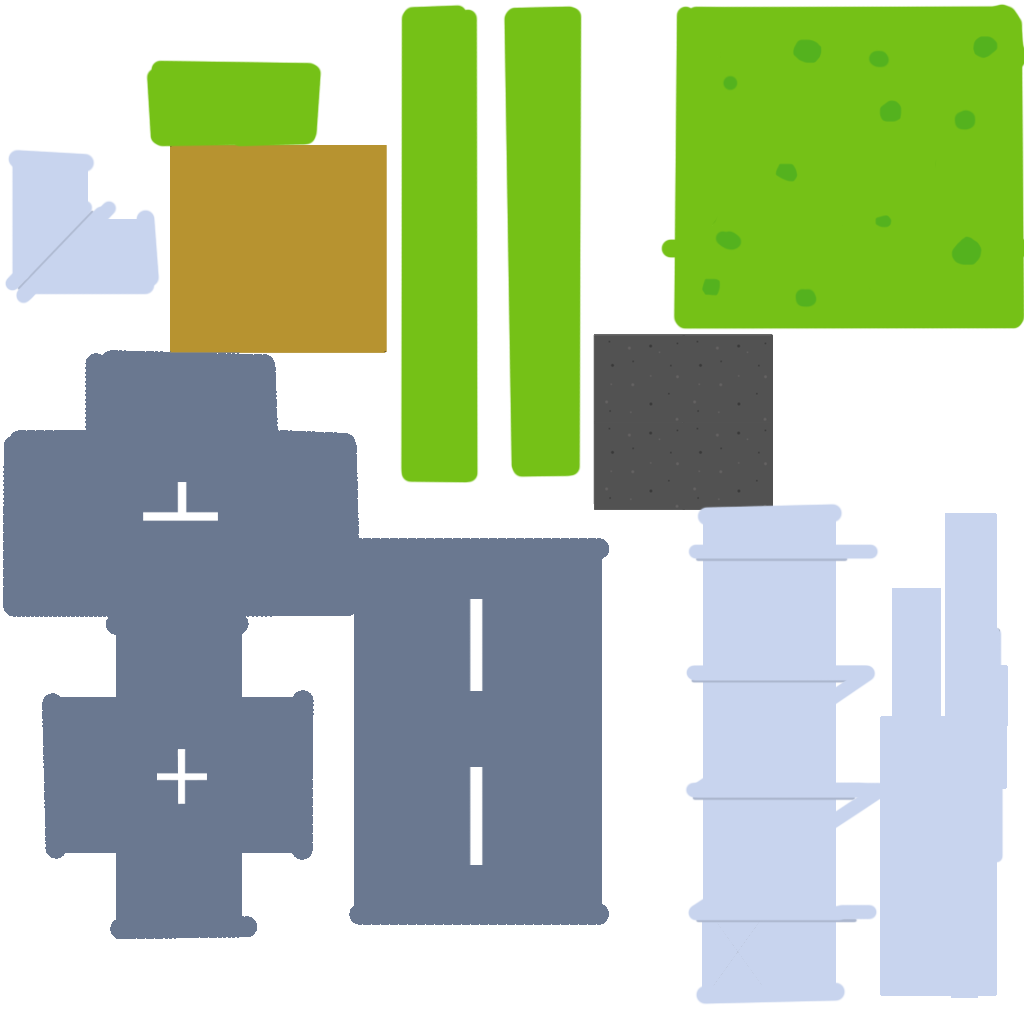
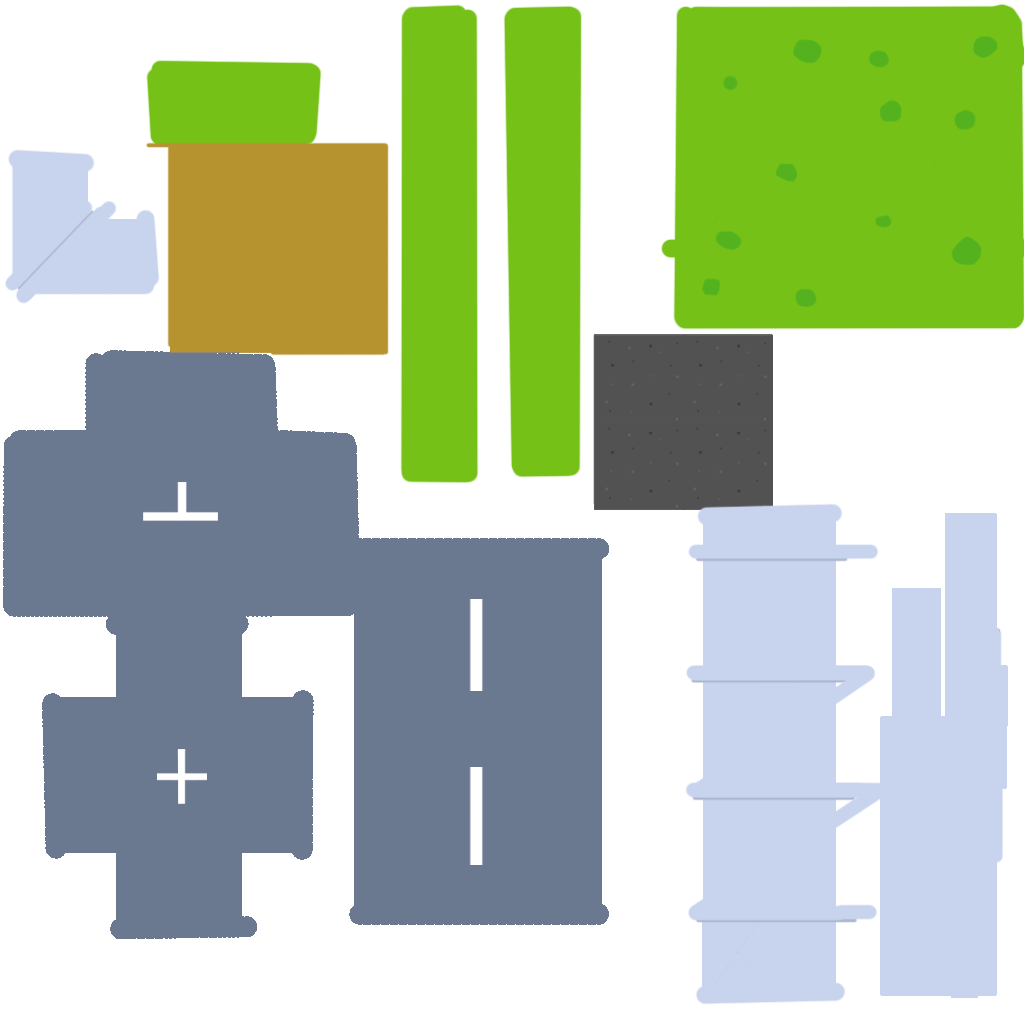
Layered file, before and after one edit (1024x1024). Changes by layer:
painted on "Layer 7" over [145, 142, 389, 356]
